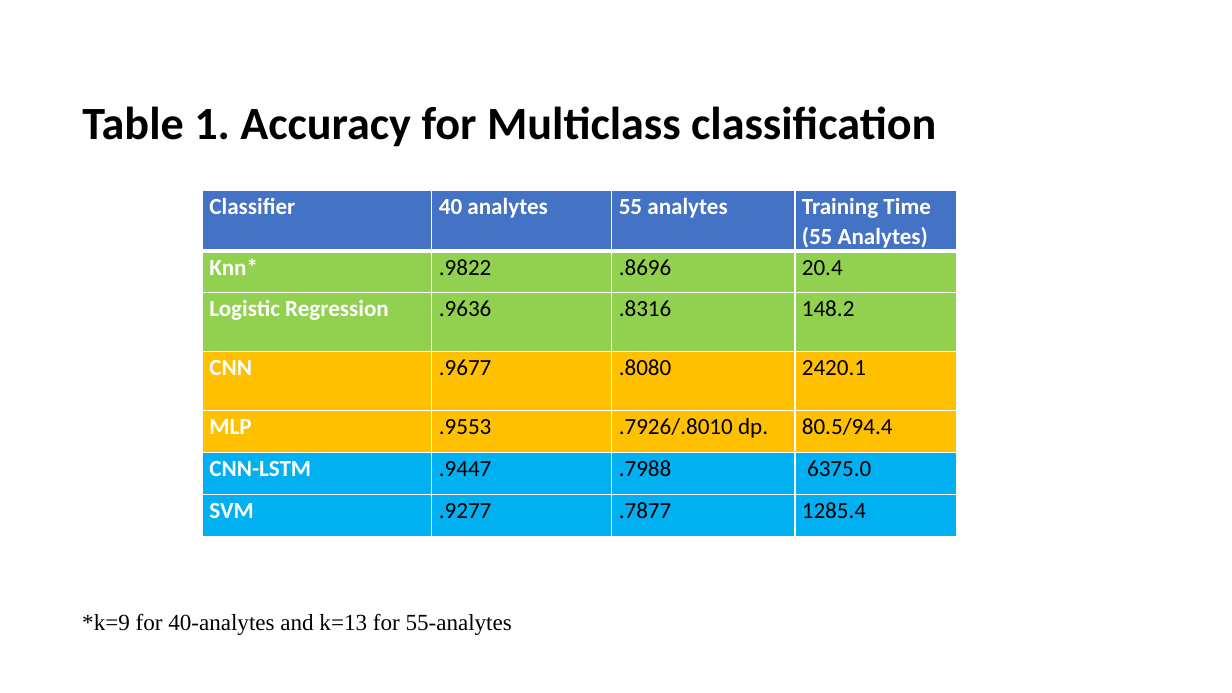
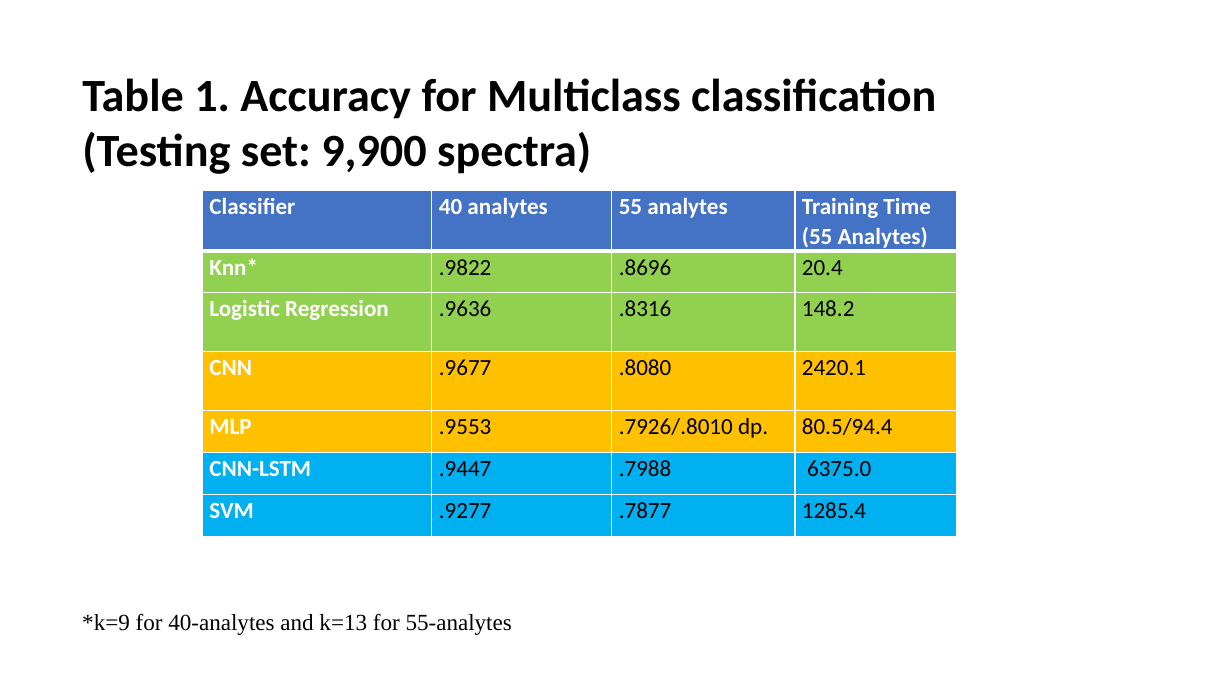
Before and after one commit to eacunafer/analytes, a slide deck: slide 6 of NRL40551.pptx. Drawn at 1232x693 pixels with LibreOffice and Linux fonts; fonts in the diff are those of the drawing. Boxes give left, top, right and bottom in pixels: in the first picture for what was removed or moved away, otherwise in the second. Text is boxed around its words. In the diff, an @@ line names an element or a change of style, - is before the commit and + after.

```diff
--- a/NRL40551.pptx
+++ b/NRL40551.pptx
@@ text at box(82, 78, 936, 174): text changed @@
-Table 1. Accuracy for Multiclass classification
+Table 1. Accuracy for Multiclass classification (Testing set: 9,900 spectra)
```
Also in this commit, not shown: 2 other slides changed, 4 other files.
